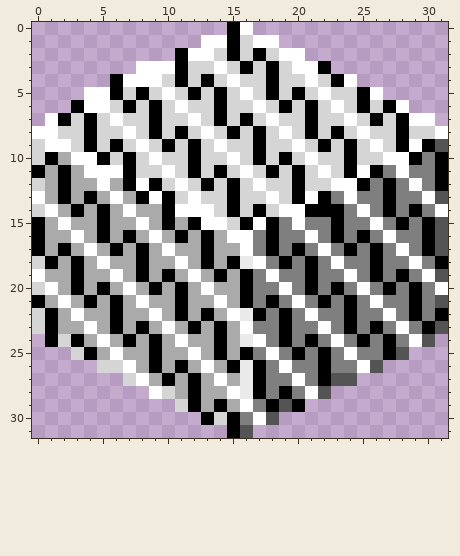
Two states of a pixel-art file, sourceicons/cubes/mosaica/source.ase. That is the earlier state.
32x32 pixels, 1 frame.
The result:
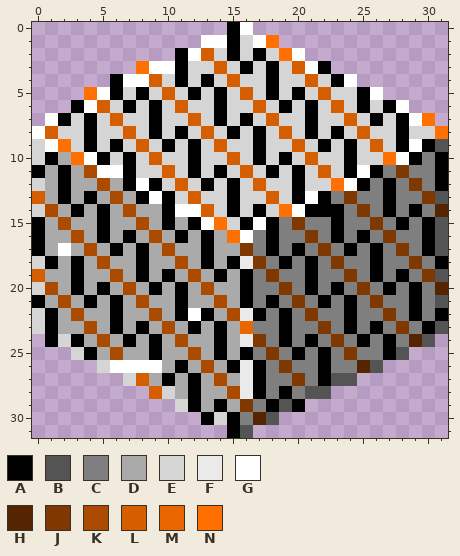
Palette (. is transparent): A #000000  B #545454  C #7f7f7f  D #aaaaaa  E #d5d5d5  F #eaeaea  G #ffffff  H #542500  J #7f3800  K #aa4b00  L #d55e00  M #ea6700  N #ff7000
The exact change:
layer "Accents" now hidden
layer "Eyes" now shown
layer "Mouths" now shown
Changed rows in their new state; - is an unchanged pixel.
first column x 0:
 1 ------------------N-------------
 2 -------------L-----N------------
 3 --------N-----L-----L-----------
 4 ---------L-----L-----L----------
 5 ----N-----L-----L-----L---------
 6 -----L-----L-----L-----L--------
 7 ------L-----L-----L-----L-----N-
 8 -L-----L-----L-----L-----L-----N
 9 --N-----L-----L-----L-----L-----
10 ---N-----L-----L-----L-----N----
11 ----K-----L-----L-----L-----J---
12 -----K-----L-----L-----N-----J--
13 L-----K-----L-----L-----J-----J-
14 -K-----K-----L-----N-----J-----H
15 --K-----K-----N-----J-----J-----
16 ---K-----K-----N-----J-----J----
17 --G-K-----K-----J-----J-----J---
18 -----K-----K-----J-----J-----J--
19 L-----K-----K-----J-----J-----J-
20 -K-----K-----K-----J-----J-----H
21 --K-----K-----K-----J-----J-----
22 ---K-----K--G--K-----J-----J----
23 ----K-----K-----M-----J-----J---
24 -----K-----K-----J-----J-----H--
25 ------K-----K-----J-----J-------
26 ------G-GG---K-----J-----H------
27 --------L-----K-----J-----------
28 ---------L-----K-----B----------
29 ----------------J---------------
30 -----------------H--------------
Where, in picture pixels (left, top, right, bottom), the same in both pictures:
changed: (32, 35, 448, 425)
